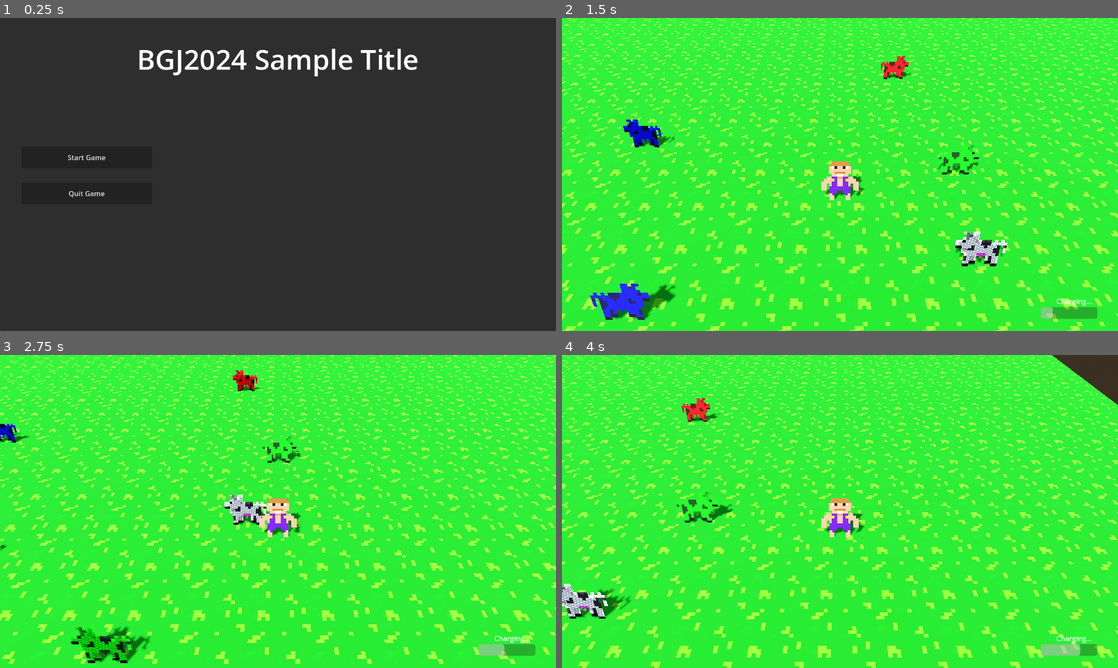
Above: before the commit, frames 1-4 (two rows, left to right).
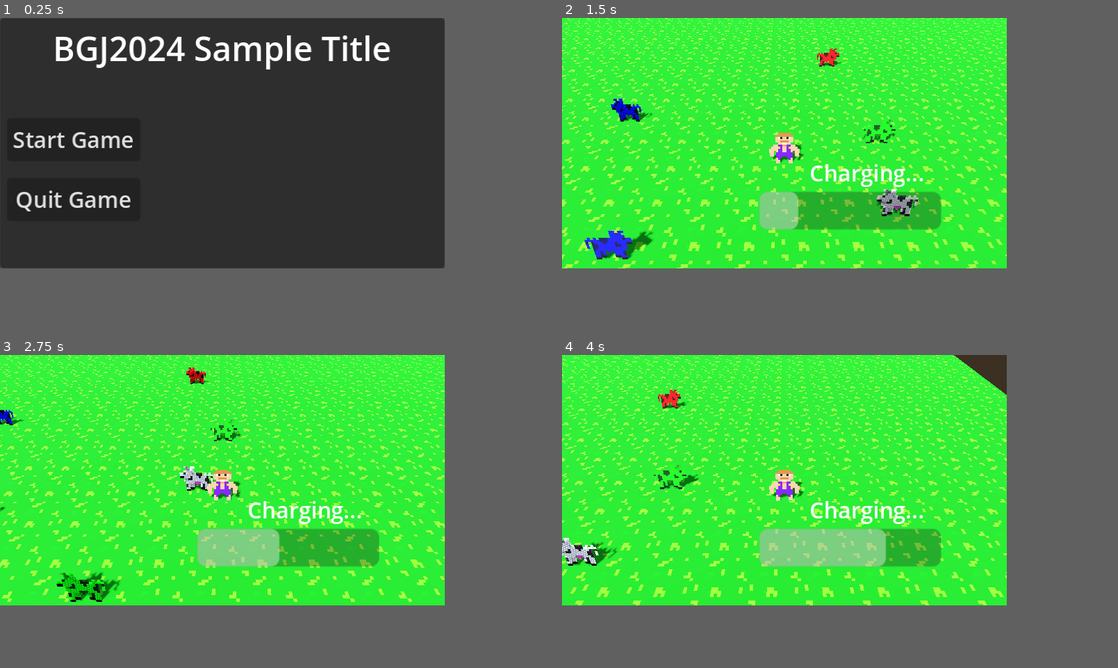
Above: after the commit, the same moments.

Repository: 20TB-ZipBomb/BGJ2024
Game: Godot game, scene res://scenes/main.tscn
The game is run twice, just before and just after one commit, with the same random seed, the same clock (stepped at 60 frames per second) and the same inputs. Sound files missing from this copy of the repository are replaced by a short silence.
Inputs (mouse positions are in pixels of both pictures, inside the frame that each line leads up to):
- Up to frame 1 (0.25 s): no input
- Up to frame 2 (1.5 s): click "Start Game" at 0.5 s; move the mouse to (962, 158) at 1.27 s; hold D (move_right) from 1.28 s (still down); tap Space (shout) at 1.35 s
- Up to frame 3 (2.75 s): move the mouse to (166, 527) at 2.02 s; release D (move_right) at 2.03 s; hold S (move_down) from 2.03 s (still down); click (166, 527) at 2.1 s
- Up to frame 4 (4 s): move the mouse to (895, 442) at 2.77 s; release S (move_down) at 2.78 s; hold D (move_right) 2.78-3.53 s; tap Space (shout) at 2.85 s; move the mouse to (812, 574) at 3.52 s; hold W (move_up) from 3.53 s (still down); click (812, 574) at 3.6 s
The window is 800x450 before the commit and 640x360 after it. Grey fills any space a smaller window leaves; there, only what the larger window draws over its background counts as a difference.

The runs differ from the first frame. In frame 1, 4.0% of the frame differs, in the area x 0-80%, y 0-80%; in frame 2, 23%, in the area x 0-100%, y 0-100%; in frame 3, 22%; in frame 4, 23%.

Commit message:
Added sfx and hooked up hover sounds to menu buttons

Diff:
--- a/project.godot
+++ b/project.godot
@@ -21,8 +21,11 @@
 
 [display]
 
-window/size/viewport_width=1280
-window/size/viewport_height=720
+window/size/viewport_width=320
+window/size/viewport_height=180
+window/size/window_width_override=1280
+window/size/window_height_override=720
+window/stretch/mode="canvas_items"
 
 [file_customization]
 
--- a/scenes/characters/animal.tscn
+++ b/scenes/characters/animal.tscn
@@ -5,7 +5,6 @@
 [ext_resource type="Texture2D" uid="uid://dik1oyf24wmr5" path="res://assets/items/lasso_icon.png" id="2_tudki"]
 [ext_resource type="Script" path="res://scripts/characters/animal_sprite.gd" id="3_dlphk"]
 [ext_resource type="Script" path="res://scripts/mechanics/desire.gd" id="5_88ntp"]
-
 
 [sub_resource type="CapsuleShape3D" id="CapsuleShape3D_wyftn"]
 radius = 0.3
--- a/scenes/ui/main_menu.tscn
+++ b/scenes/ui/main_menu.tscn
@@ -8,17 +8,20 @@
 
 [sub_resource type="LabelSettings" id="LabelSettings_y8mke"]
 font = SubResource("SystemFont_em61w")
-font_size = 64
+font_size = 24
 
-[node name="MainMenu" type="Control"]
+[node name="MainMenu" type="Control" node_paths=PackedStringArray("audio_stream")]
 layout_mode = 3
 anchors_preset = 15
 anchor_right = 1.0
 anchor_bottom = 1.0
 grow_horizontal = 2
 grow_vertical = 2
+size_flags_horizontal = 6
+size_flags_vertical = 6
 script = ExtResource("1_hj6qr")
 start_game_level = ExtResource("2_in2bw")
+audio_stream = NodePath("AudioStreamPlayer")
 
 [node name="PanelContainer" type="PanelContainer" parent="."]
 layout_mode = 1
@@ -30,10 +33,10 @@
 
 [node name="MarginContainer" type="MarginContainer" parent="PanelContainer"]
 layout_mode = 2
-theme_override_constants/margin_left = 50
-theme_override_constants/margin_top = 50
-theme_override_constants/margin_right = 50
-theme_override_constants/margin_bottom = 50
+theme_override_constants/margin_left = 5
+theme_override_constants/margin_top = 5
+theme_override_constants/margin_right = 5
+theme_override_constants/margin_bottom = 5
 
 [node name="VBoxContainer" type="VBoxContainer" parent="PanelContainer/MarginContainer"]
 layout_mode = 2
@@ -53,30 +56,34 @@
 size_flags_horizontal = 0
 
 [node name="SpacerTop" type="Control" parent="PanelContainer/MarginContainer/VBoxContainer/HBoxContainer/Buttons"]
-custom_minimum_size = Vector2(0, 150)
+custom_minimum_size = Vector2(0, 25)
 layout_mode = 2
 
 [node name="StartGame" type="Button" parent="PanelContainer/MarginContainer/VBoxContainer/HBoxContainer/Buttons"]
-custom_minimum_size = Vector2(300, 50)
+unique_name_in_owner = true
 layout_mode = 2
 text = "Start Game"
 
 [node name="SpacerMid" type="Control" parent="PanelContainer/MarginContainer/VBoxContainer/HBoxContainer/Buttons"]
-custom_minimum_size = Vector2(0, 25)
 layout_mode = 2
+size_flags_vertical = 3
 
 [node name="QuitGame" type="Button" parent="PanelContainer/MarginContainer/VBoxContainer/HBoxContainer/Buttons"]
-custom_minimum_size = Vector2(300, 50)
+unique_name_in_owner = true
 layout_mode = 2
 text = "Quit Game"
 
 [node name="SpacerBot" type="Control" parent="PanelContainer/MarginContainer/VBoxContainer/HBoxContainer/Buttons"]
-custom_minimum_size = Vector2(0, 150)
+custom_minimum_size = Vector2(0, 25)
 layout_mode = 2
 
 [node name="TextureRect" type="TextureRect" parent="PanelContainer/MarginContainer/VBoxContainer/HBoxContainer"]
 layout_mode = 2
 size_flags_horizontal = 3
 
+[node name="AudioStreamPlayer" type="AudioStreamPlayer" parent="."]
+
+[connection signal="mouse_entered" from="PanelContainer/MarginContainer/VBoxContainer/HBoxContainer/Buttons/StartGame" to="." method="_on_start_game_mouse_entered"]
 [connection signal="pressed" from="PanelContainer/MarginContainer/VBoxContainer/HBoxContainer/Buttons/StartGame" to="." method="_on_start_game_pressed"]
-[connection signal="pressed" from="PanelContainer/MarginContainer/VBoxContainer/HBoxContainer/Buttons/QuitGame" to="." method="_on_quit_game_pressed"]
+[connection signal="mouse_entered" from="PanelContainer/MarginContainer/VBoxContainer/HBoxContainer/Buttons/QuitGame" to="." method="_on_quit_game_mouse_entered"]
+[connection signal="finished" from="AudioStreamPlayer" to="." method="_on_audio_stream_player_finished"]
--- a/scripts/ui/main_menu.gd
+++ b/scripts/ui/main_menu.gd
@@ -1,11 +1,26 @@
 extends Control
 
 @export var start_game_level: PackedScene
+@export var audio_stream: AudioStreamPlayer
+@onready var start_game: Button = %StartGame
+@onready var quit_game: Button = %QuitGame
+
+
+var is_hovering: bool = false
 
 func _on_start_game_pressed() -> void:
 	Globals.main.load_level(start_game_level)
 	self.hide()
 
-
 func _on_quit_game_pressed() -> void:
 	get_tree().quit()
+
+func _on_start_game_mouse_entered() -> void:
+	play_hover_audio()
+
+func _on_quit_game_mouse_entered() -> void:
+	play_hover_audio()
+
+func play_hover_audio() -> void:
+	audio_stream.stream = preload("res://assets/audio/sfx/menu select.wav")
+	audio_stream.play()
Not shown, added: assets/audio/sfx/falling noise.wav.import
Not shown, added: assets/audio/sfx/menu select.wav.import
Not shown, added: assets/audio/sfx/woosh noise.wav.import
Not shown, added: assets/audio/sfx/falling noise.wav
Not shown, added: assets/audio/sfx/menu select.wav
Not shown, added: assets/audio/sfx/woosh noise.wav
